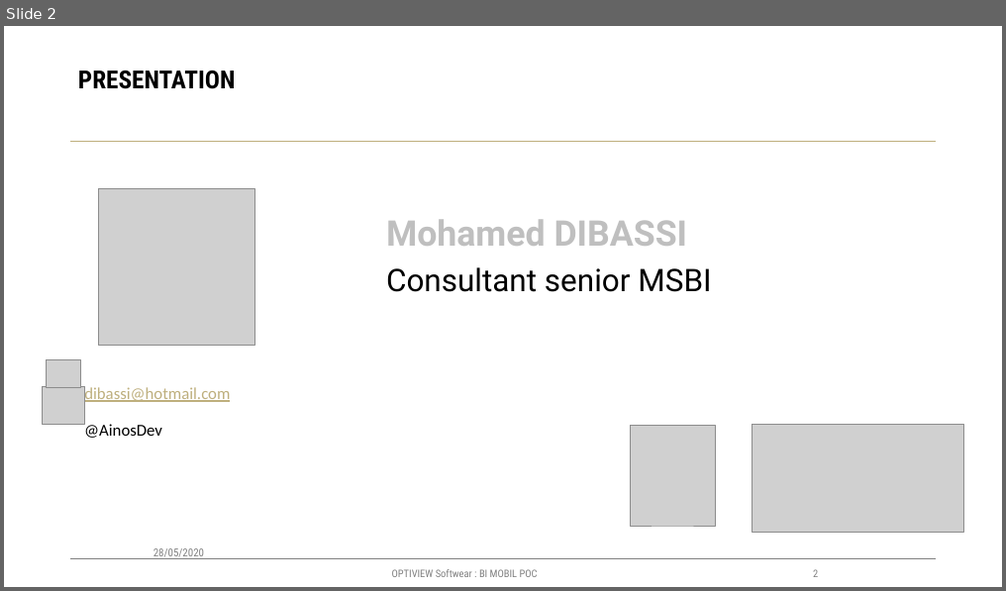
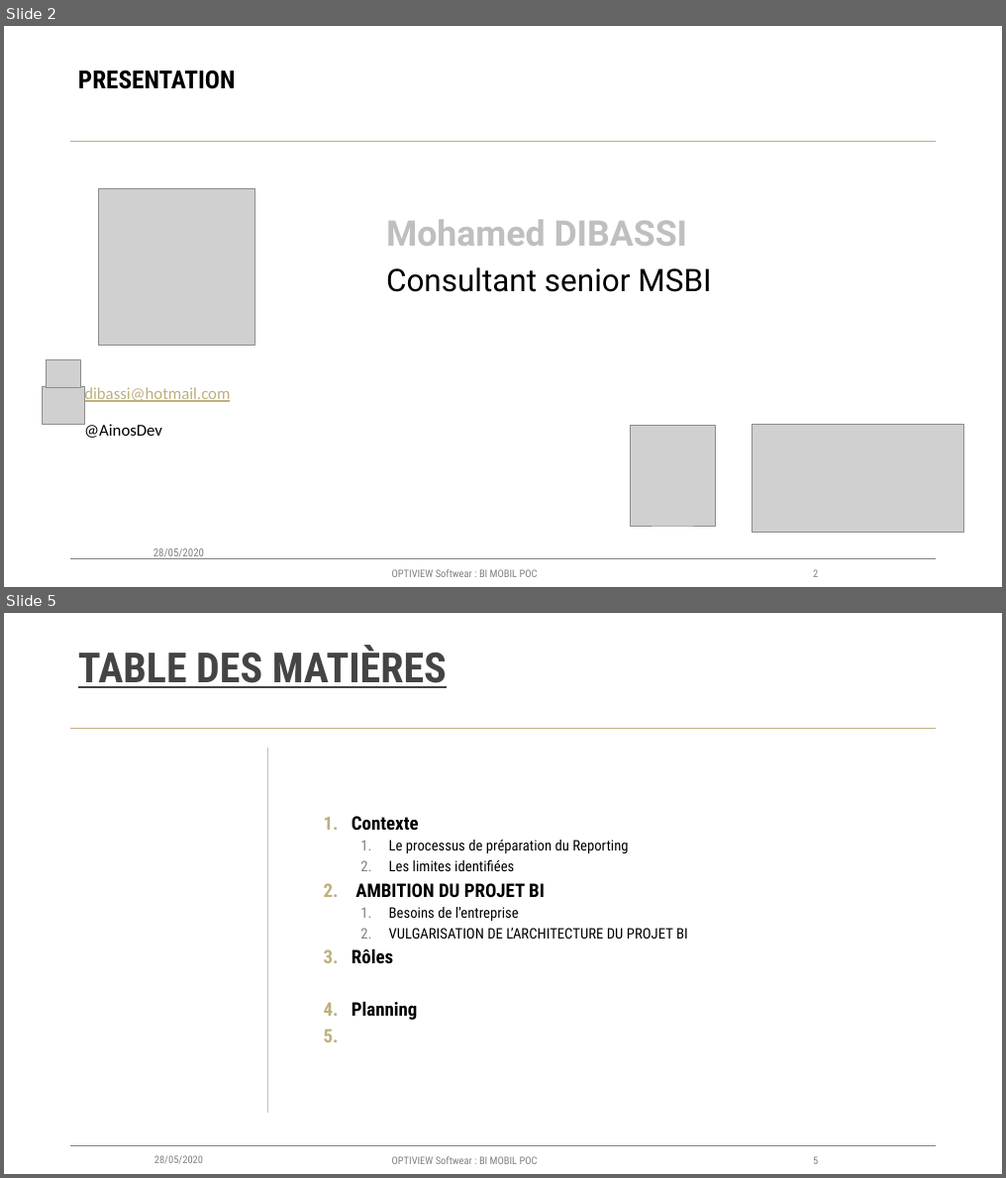
Before and after one commit to DIBASSI/ZEUS, a slide deck: Documentation/CHAPITRE 01 - Livret d'acceuille.pptx. Shown one above the other, each under a label of ours: slide 2 before the commit, slides 2 and 5 after it; the slides between them are not shown. The pictures are 1006x591 and 1006x1178 pixels, drawn with LibreOffice and Linux fonts; fonts in the diff are those of the drawing; grey boxes stand for pictures; background and template pictures are left out. Boxes give left, top, right and bottom in pixels: in the first picture for what was removed or moved away, otherwise in the second. Text is boxed around its words. In the diff, an @@ line names an element or a change of style, - is before the commit and + after.

```diff
--- a/Documentation/CHAPITRE 01 - Livret d'acceuille.pptx
+++ b/Documentation/CHAPITRE 01 - Livret d'acceuille.pptx
@@ slide 5 added at box(4, 613, 1002, 1174), background #FFFFFF; not listed: 5 template elements that a slide beside it also shows @@
@@ title added at box(78, 645, 447, 688), 40 pt, text #444444, bold, underline @@
+TABLE DES MATIÈRES
@@ line added from (267, 748) to (267, 1113), #BFBFBF 0.25 pt @@
@@ text added at box(351, 816, 688, 1020), 14 pt, text #000000 @@
+1. Contexte
+  1. Le processus de préparation du Reporting
+  2. Les limites identifiées
+2. AMBITION DU PROJET BI
+  1. Besoins de l'entreprise
+  2. VULGARISATION DE L’ARCHITECTURE DU PROJET BI
+3. Rôles
+4. Planning
@@ text added at box(154, 1156, 203, 1164), 10 pt, text #808080 @@
+28/05/2020
```
Also in this commit, not shown: 4 slides changed, 2 other slides added, 2 slides removed.
